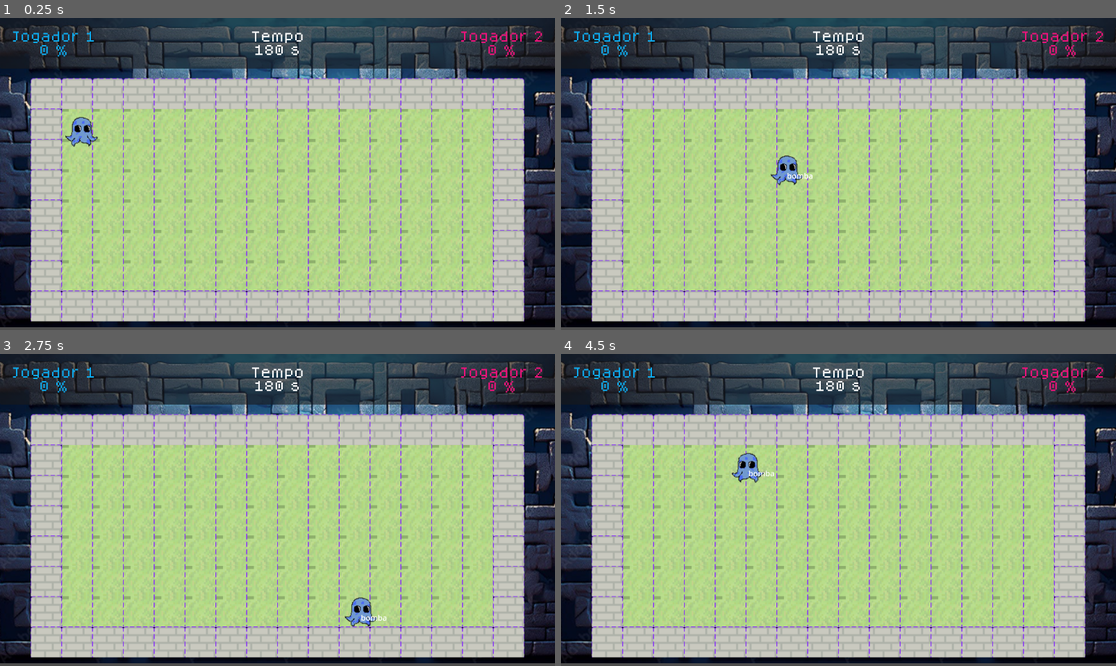
Above: before the commit, frames 1-4 (two rows, left to right).
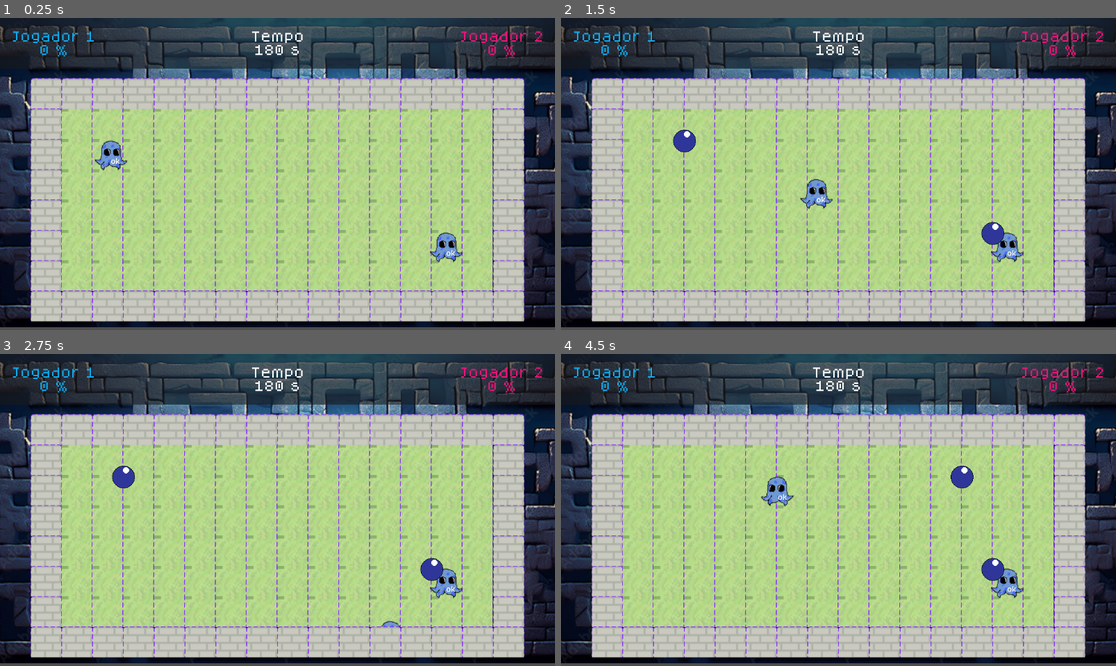
Above: after the commit, the same moments.

Repository: Gabriel-J-code/Splash-Buum
Game: Godot game, scene res://Fases/fase_1.tscn
Two runs of this game, one before a commit and one after it. Both use one fixed random seed, a clock stepped at 60 frames per second and the inputs below. This scene is started directly instead of the project's main scene.
Inputs:
- Up to frame 1 (0.25 s): no input
- Up to frame 2 (1.5 s): tap Enter (j2_confirma) at 0.5, 1.35 s; hold D (j1_move_direita) 0.53-1.28 s; hold Space (j1_confirma) 0.53-1.28 s; hold S (j1_move_baixo) from 1.28 s (still down)
- Up to frame 3 (2.75 s): release S (j1_move_baixo) at 2.03 s; hold D (j1_move_direita) from 2.03 s (still down); hold Space (j1_confirma) from 2.03 s (still down)
- Up to frame 4 (4.5 s): release D (j1_move_direita) at 2.78 s; release Space (j1_confirma) at 2.78 s; hold W (j1_move_cima) 2.78-3.53 s; tap Enter (j2_confirma) at 2.85, 4.35 s; hold Space (j1_confirma) 3.53-4.28 s; hold A (j1_move_esquerda) from 3.53 s (still down)

The runs differ from the first frame. In frame 1, 2.8% of the frame differs, in the area x 11-89%, y 29-88%; in frame 2, 3.2%; in frame 3, 2.9%; in frame 4, 3.2%.

Commit message:
in progress(fase 1) bomba sem animação e cenario sem colisão

Diff:
--- a/Fases/fase_1.tscn
+++ b/Fases/fase_1.tscn
@@ -1,9 +1,10 @@
-[gd_scene load_steps=19 format=4 uid="uid://b1b3f53ptreb1"]
+[gd_scene load_steps=14 format=4 uid="uid://b1b3f53ptreb1"]
 
 [ext_resource type="Texture2D" uid="uid://c6ars0qfj5dyb" path="res://Elementos/Cenario/cenario.png" id="1_15gpn"]
 [ext_resource type="Texture2D" uid="uid://bma73fm2cmqbv" path="res://Elementos/Fundo do cenario.png" id="1_iciit"]
 [ext_resource type="FontFile" uid="uid://camj50so6lay8" path="res://Fontes/dogicapixel.ttf" id="2_0ecli"]
 [ext_resource type="PackedScene" uid="uid://b12w3bkiunl1p" path="res://jogador/jogador.tscn" id="2_5me8a"]
+[ext_resource type="Script" uid="uid://mmfsq1i1l84g" path="res://Fases/game_manager.gd" id="4_0ecli"]
 
 [sub_resource type="Theme" id="Theme_nxvxg"]
 
@@ -23,59 +24,30 @@
 font_size = 24
 font_color = Color(0.92941177, 0.07450981, 0.48235294, 1)
 
-[sub_resource type="NavigationPolygon" id="NavigationPolygon_15gpn"]
-
-[sub_resource type="NavigationPolygon" id="NavigationPolygon_5me8a"]
-
-[sub_resource type="NavigationPolygon" id="NavigationPolygon_iciit"]
-vertices = PackedVector2Array(32, 31.5, -32, 31.5, -32, -31.5, 32, -31.5)
-polygons = Array[PackedInt32Array]([PackedInt32Array(0, 1, 2, 3)])
-outlines = Array[PackedVector2Array]([PackedVector2Array(-32, -31.5, 32, -31.5, 32, 31.5, -32, 31.5)])
-agent_radius = 0.0
-
-[sub_resource type="NavigationPolygon" id="NavigationPolygon_0ecli"]
-
-[sub_resource type="NavigationPolygon" id="NavigationPolygon_nxvxg"]
-vertices = PackedVector2Array(32, 31.5, -32, 31.5, -32, -31.5, 32, -31.5)
-polygons = Array[PackedInt32Array]([PackedInt32Array(0, 1, 2, 3)])
-outlines = Array[PackedVector2Array]([PackedVector2Array(-32, -31.5, 32, -31.5, 32, 31.5, -32, 31.5)])
-agent_radius = 0.0
-
-[sub_resource type="NavigationPolygon" id="NavigationPolygon_8dqw3"]
-
-[sub_resource type="NavigationPolygon" id="NavigationPolygon_3xv5d"]
-vertices = PackedVector2Array(32, 31.5, -32, 31.5, -32, -31.5, 32, -31.5)
-polygons = Array[PackedInt32Array]([PackedInt32Array(0, 1, 2, 3)])
-outlines = Array[PackedVector2Array]([PackedVector2Array(-32, -31.5, 32, -31.5, 32, 31.5, -32, 31.5)])
-agent_radius = 0.0
+[sub_resource type="PhysicsMaterial" id="PhysicsMaterial_0ecli"]
 
 [sub_resource type="TileSetAtlasSource" id="TileSetAtlasSource_iciit"]
+resource_name = "terrain"
 texture = ExtResource("1_15gpn")
 texture_region_size = Vector2i(64, 64)
 0:0/0 = 0
 0:0/0/z_index = 1
-0:0/0/physics_layer_0/polygon_0/points = PackedVector2Array(-32, -32, 32, -31.5, 32, 32, -32, 32)
-0:0/0/navigation_layer_0/polygon = SubResource("NavigationPolygon_15gpn")
+0:0/0/physics_layer_0/polygon_0/points = PackedVector2Array(32, -31.5, 32, 31.5, -32, 31.5, -32, -31.5)
+0:0/0/custom_data_0 = true
 0:1/next_alternative_id = 5
 0:1/0 = 0
-0:1/0/navigation_layer_0/polygon = SubResource("NavigationPolygon_5me8a")
-0:1/0/navigation_layer_1/polygon = SubResource("NavigationPolygon_iciit")
-0:1/2 = 2
-0:1/3 = 3
-0:1/4 = 4
+0:1/0/physics_layer_0/polygon_0/points = PackedVector2Array(-32, -32, 32, -31.5, 32, 32, -32, 32)
 0:2/0 = 0
-0:2/0/navigation_layer_0/polygon = SubResource("NavigationPolygon_0ecli")
-0:2/0/navigation_layer_1/polygon = SubResource("NavigationPolygon_nxvxg")
+0:2/0/physics_layer_0/polygon_0/points = PackedVector2Array(-32, -32, 32, -31.5, 32, 32, -32, 32)
 0:3/0 = 0
-0:3/0/navigation_layer_0/polygon = SubResource("NavigationPolygon_8dqw3")
-0:3/0/navigation_layer_1/polygon = SubResource("NavigationPolygon_3xv5d")
 
 [sub_resource type="TileSet" id="TileSet_0ecli"]
 tile_size = Vector2i(64, 63)
 physics_layer_0/collision_layer = 1
+physics_layer_0/physics_material = SubResource("PhysicsMaterial_0ecli")
 terrain_set_0/mode = 0
-navigation_layer_0/layers = 1
-navigation_layer_1/layers = 1
+custom_data_layer_0/name = "Colissao"
+custom_data_layer_0/type = 1
 sources/0 = SubResource("TileSetAtlasSource_iciit")
 
 [node name="Fase 1" type="Node2D"]
@@ -218,18 +190,28 @@
 label_settings = SubResource("LabelSettings_p0e0y")
 horizontal_alignment = 1
 
-[node name="Piso" type="TileMapLayer" parent="."]
+[node name="TileMap" type="TileMap" parent="."]
+format = 2
+script = ExtResource("4_0ecli")
+
+[node name="Piso" type="TileMapLayer" parent="TileMap"]
 z_as_relative = false
-use_parent_material = true
+position = Vector2(-1, 0)
 tile_map_data = PackedByteArray("AAACAAMAAAAAAAEAAAADAAMAAAAAAAEAAAAEAAMAAAAAAAEAAAAFAAMAAAAAAAEAAAAGAAMAAAAAAAEAAAAHAA …(1264 unchanged characters)…
 tile_set = SubResource("TileSet_0ecli")
-rendering_quadrant_size = 64
+occlusion_enabled = false
 collision_enabled = false
 
-[node name="Parede" type="TileMapLayer" parent="."]
+[node name="Parede" type="TileMapLayer" parent="TileMap"]
 use_parent_material = true
 tile_map_data = PackedByteArray("AAAQAAIAAAAAAAAAAAAQAAMAAAAAAAAAAAAQAAQAAAAAAAAAAAAQAAUAAAAAAAAAAAAQAAYAAAAAAAAAAAAQAA …(624 unchanged characters)…
 tile_set = SubResource("TileSet_0ecli")
-
-[node name="Jogador" parent="." instance=ExtResource("2_5me8a")]
-position = Vector2(169, 236)
+occlusion_enabled = false
+navigation_enabled = false
+
+[node name="Jogador1" parent="." instance=ExtResource("2_5me8a")]
+position = Vector2(230, 285)
+
+[node name="Jogador2" parent="." instance=ExtResource("2_5me8a")]
+position = Vector2(926, 476)
+n_jogador = 2
--- /dev/null
+++ b/Fases/game_manager.gd
@@ -0,0 +1,84 @@
+extends TileMap
+
+# === CONFIGURAÇÕES DO ATLAS E DO MAPA ===
+const TILE_SIZE: int = 64 # Tamanho do Tile (deve ser 64x64)
+const SOURCE_ID: int = 0  # O ID da sua textura Atlas no TileSet (geralmente 0)
+const LAYER_ID: int = 0   # O layer do TileMap usado para pintura (geralmente 0)
+
+# Coordenadas do Atlas (Coluna, Linha) - Baseado na sua imagem (coluna vertical)
+const TILE_COORDS_WALL: Vector2i    = Vector2i(0, 0) # Muro (cinza/tijolo)
+const TILE_COORDS_NEUTRAL: Vector2i = Vector2i(0, 1) # Terreno Padrão (verde)
+const TILE_COORDS_P1: Vector2i      = Vector2i(0, 2) # Cor Jogador 1 (azul)
+const TILE_COORDS_P2: Vector2i      = Vector2i(0, 3) # Cor Jogador 2 (rosa)
+
+# Mapeia o ID do jogador (1 ou 2) para as Coordenadas do Tile de Cor
+const PLAYER_TO_TILE_COORDS = {
+	1: TILE_COORDS_P1,
+	2: TILE_COORDS_P2,
+}
+
+# === LÓGICA DA BOMBA E PINTURA ===
+
+# Esta função é chamada pela bomba (sinal 'exploded')
+func color_area_3x3(center_position: Vector2, player_id: int) -> void:
+	"""
+	Pinta uma área 3x3 no TileMap com a cor do jogador que soltou a bomba.
+	Ignora tiles de Muro (parede).
+		"""
+
+	var tile_coords_to_set = PLAYER_TO_TILE_COORDS.get(player_id)
+	if tile_coords_to_set == null:
+		print("Erro: ID de jogador inválido.")
+		return
+
+	# Converte a posição mundial (pixel) para a coordenada da célula no TileMap
+	var center_cell = local_to_map(center_position)
+
+	# Itera sobre o padrão 3x3 (de -1 a 1 em X e Y)
+	for x in range(-1, 2):
+		for y in range(-1, 2):
+			var target_cell = center_cell + Vector2i(x, y)
+
+			# Checa a coordenada atual do tile que está sendo pintado
+			var current_coords = get_cell_atlas_coords(LAYER_ID, target_cell)
+
+			# Se o tile alvo for o Muro (Wall), não pinta e pula para o próximo tile
+			if current_coords == TILE_COORDS_WALL:
+				continue
+
+			# Pinta o tile com a nova cor
+			# set_cell(layer, coordinates, source_id, atlas_coordinates)
+			set_cell(LAYER_ID, target_cell, SOURCE_ID, tile_coords_to_set)
+
+	# Recalcula e atualiza o placar após a pintura
+	update_score()
+
+
+# === LÓGICA DE PONTUAÇÃO ===
+
+func update_score() -> void:
+	"""
+	Calcula a pontuação de cada jogador contando os tiles coloridos.
+	"""
+	var score_p1: int = 0
+	var score_p2: int = 0
+
+	# Itera sobre todas as células que foram alteradas no TileMap
+	for cell in get_used_cells(LAYER_ID):
+		# Pega as coordenadas do tile pintado
+		var tile_atlas_coords = get_cell_atlas_coords(LAYER_ID, cell)
+
+		if tile_atlas_coords == TILE_COORDS_P1:
+			score_p1 += 1
+		elif tile_atlas_coords == TILE_COORDS_P2:
+			score_p2 += 1
+
+		# Opcional: Contar o terreno neutro se precisar para porcentagem total
+		# elif tile_atlas_coords == TILE_COORDS_NEUTRAL:
+		#     # ...
+
+	print("--- PLACAR ---")
+	print("Jogador 1 (Azul): ", score_p1)
+	print("Jogador 2 (Rosa): ", score_p2)
+
+	# TODO: Implementar a lógica para atualizar os Labels/ProgressBars na UI aqui.
--- /dev/null
+++ b/bomba.gd
@@ -0,0 +1,54 @@
+extends Area2D
+
+# === SINAIS ===
+# Sinal emitido para o GameManager (TileMap) para iniciar a pintura.
+signal exploded(center_position: Vector2, player_id: int)
+# Sinal emitido para o Player para liberar o limite de bombas.
+signal bomb_removed
+
+# === PROPRIEDADES ===
+@export var fuse_time: float = 3.0 # Tempo até a explosão (3 segundos padrão)
+var player_id: int = 0             # ID do jogador que colocou a bomba (1 ou 2)
+const TILE_SIZE: int = 64          # Tamanho do Tile (para alinhamento no grid)
+
+# === MÉTODOS NATIVOS ===
+
+func _ready() -> void:
+	# Conecta o sinal de 'timeout' do Timer (FuseTimer) à função de explosão
+	#$FuseTimer.timeout.connect(_on_fuse_timer_timeout)
+	pass
+
+# === INICIALIZAÇÃO ===
+
+func initialize(id: int, player_position: Vector2) -> void:
+	"""
+	Define o ID do jogador, alinha a bomba ao centro do tile e inicia o timer.
+	Chamado pelo Player.gd.
+	"""
+	player_id = id
+
+	# 1. Alinha a posição da bomba exatamente ao centro do tile (Grid Snap)
+	var grid_x = round(player_position.x / TILE_SIZE) * TILE_SIZE
+	var grid_y = round(player_position.y / TILE_SIZE) * TILE_SIZE
+	global_position = Vector2(grid_x, grid_y)
+
+	# 2. Inicia o Timer de Fusível
+	$FuserTimer.start(fuse_time)
+
+# === EXPLOSÃO ===
+
+func _on_fuser_timer_timeout() -> void:
+	"""
+	Função chamada quando o Timer termina. Aciona a explosão e remove a bomba.
+	"""
+	# 1. EMITE O SINAL DE PINTURA: Diz ao GameManager para pintar a área 3x3
+	exploded.emit(global_position, player_id)
+
+	# 2. NOTIFICA O JOGADOR: Libera o slot de bomba para o jogador
+	bomb_removed.emit()
+
+	# 3. TODO: Instanciar a cena/animação visual da explosão circular aqui
+	$AnimatedSprite2D.play()
+
+	# 4. Remove a bomba da cena
+	queue_free() # Replace with function body.
--- /dev/null
+++ b/jogador/bomba.tscn
@@ -0,0 +1,52 @@
+[gd_scene load_steps=8 format=3 uid="uid://dv1drd03ucqnt"]
+
+[ext_resource type="Script" uid="uid://n4f13ihx58n5" path="res://bomba.gd" id="1_e3njd"]
+[ext_resource type="Texture2D" uid="uid://b4pmb6enmmebg" path="res://Elementos/Bomba.png" id="2_iivfv"]
+
+[sub_resource type="AtlasTexture" id="AtlasTexture_ab14j"]
+atlas = ExtResource("2_iivfv")
+region = Rect2(0, 0, 375, 376)
+
+[sub_resource type="AtlasTexture" id="AtlasTexture_1b6a8"]
+atlas = ExtResource("2_iivfv")
+region = Rect2(375, 0, 375, 376)
+
+[sub_resource type="AtlasTexture" id="AtlasTexture_mwa3k"]
+atlas = ExtResource("2_iivfv")
+region = Rect2(750, 0, 375, 376)
+
+[sub_resource type="SpriteFrames" id="SpriteFrames_8wf3i"]
+animations = [{
+"frames": [{
+"duration": 1.0,
+"texture": SubResource("AtlasTexture_ab14j")
+}, {
+"duration": 1.0,
+"texture": SubResource("AtlasTexture_1b6a8")
+}, {
+"duration": 1.0,
+"texture": SubResource("AtlasTexture_mwa3k")
+}],
+"loop": true,
+"name": &"default",
+"speed": 5.0
+}]
+
+[sub_resource type="CircleShape2D" id="CircleShape2D_mq7dp"]
+radius = 21.470911
+
+[node name="Bomba" type="Area2D"]
+script = ExtResource("1_e3njd")
+metadata/_edit_group_ = true
+
+[node name="AnimatedSprite2D" type="AnimatedSprite2D" parent="."]
+scale = Vector2(0.17, 0.17)
+sprite_frames = SubResource("SpriteFrames_8wf3i")
+
+[node name="CollisionShape2D" type="CollisionShape2D" parent="."]
+shape = SubResource("CircleShape2D_mq7dp")
+
+[node name="FuserTimer" type="Timer" parent="."]
+wait_time = 3.0
+
+[connection signal="timeout" from="FuserTimer" to="." method="_on_fuser_timer_timeout"]
--- a/jogador/jogador.gd
+++ b/jogador/jogador.gd
@@ -1,11 +1,15 @@
-extends Area2D
+extends CharacterBody2D
 signal  hit
 @export var speed = 400
 var screen_size
 
+const BOMB_SCENE = preload("res://jogador/bomba.tscn") # AJUSTE ESTE CAMINHO!
+var max_bombs: int = 1 # Quantas bombas o jogador pode ter ativas
+var current_bombs: int = 0
+
 signal bomba
 
-var n_jogador = 1
+@export var n_jogador = 1
 
 var move_direita
 var move_esquerda
@@ -72,21 +76,30 @@
 	show()
 	$CollisionShape2D.disabled = false
 
+func _on_bomba() -> void:
+	place_bomb()
 
-func _on_body_entered(body: Node2D) -> void:
-	hide()
-	hit.emit()
-	$CollisionShape2D.set_deferred("disabled", true)
+func place_bomb() -> void:
+	if current_bombs < max_bombs:
+		current_bombs += 1
 
+		# 1. Cria a bomba
+		var bomb_instance = BOMB_SCENE.instantiate()
+		get_parent().add_child(bomb_instance) # Adiciona ao nó pai (cena principal)
 
-func colocar_bomba() -> void:
-	$Label.text = "bomba"
-	$DelayBomba.start()
+		# 2. Conexões e Inicialização
+		# O TileMap (GameManager) está no nó pai, presumivelmente:
+		var game_manager = get_parent().find_child("TileMap")
 
+		if game_manager:
+			# Conecta a explosão ao Game Manager para pintar
+			bomb_instance.exploded.connect(game_manager.color_area_3x3)
+			# Conecta o sinal de remoção da bomba para liberar o limite do jogador
+			bomb_instance.bomb_removed.connect(_on_bomb_removed)
 
-func _on_timer_timeout() -> void:
-	$Label.text = ""
+		# Inicializa a bomba, passando o ID do jogador e a posição
+		bomb_instance.initialize(n_jogador, global_position)
 
-
-func _on_bomba() -> void:
-	colocar_bomba()
+# Novo método para ser chamado quando a bomba explodir e for removida
+func _on_bomb_removed() -> void:
+	current_bombs -= 1
--- a/jogador/jogador.tscn
+++ b/jogador/jogador.tscn
@@ -18,7 +18,7 @@
 radius = 20.0
 height = 56.0
 
-[node name="Jogador" type="Area2D"]
+[node name="Jogador" type="CharacterBody2D"]
 script = ExtResource("1_5aga6")
 metadata/_edit_group_ = true
 
@@ -28,14 +28,15 @@
 sprite_frames = SubResource("SpriteFrames_5aga6")
 
 [node name="CollisionShape2D" type="CollisionShape2D" parent="."]
+z_index = 1
 position = Vector2(1, 0)
 shape = SubResource("CapsuleShape2D_wq8wa")
 
 [node name="Label" type="Label" parent="."]
 offset_right = 40.0
 offset_bottom = 23.0
+text = "ok"
 
 [node name="DelayBomba" type="Timer" parent="."]
 
 [connection signal="bomba" from="." to="." method="_on_bomba"]
-[connection signal="timeout" from="DelayBomba" to="." method="_on_timer_timeout"]
--- a/project.godot
+++ b/project.godot
@@ -13,7 +13,8 @@
 config/name="Splash Buum!"
 run/main_scene="uid://tydx55i2vvyi"
 config/features=PackedStringArray("4.5", "GL Compatibility")
-config/icon="res://icon.svg"
+boot_splash/image="uid://cayhpotum3po2"
+config/icon="uid://cayhpotum3po2"
 
 [input]
 
Not shown, added: Fases/game_manager.gd.uid
Not shown, added: bomba.gd.uid
